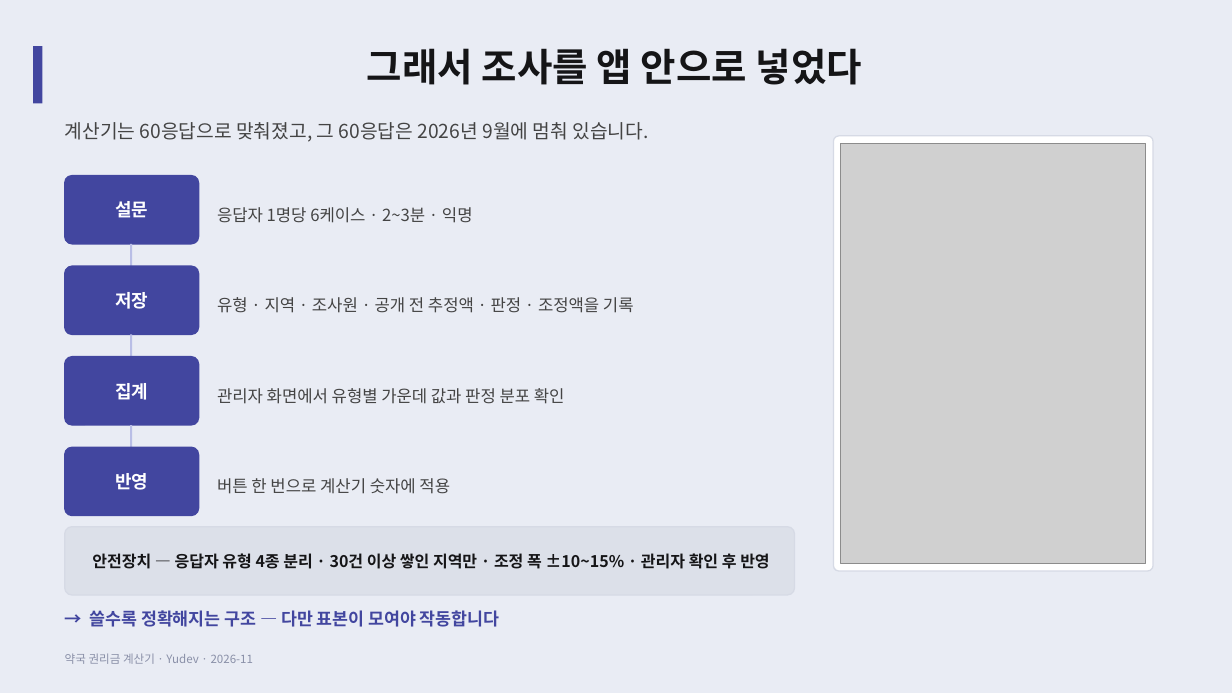
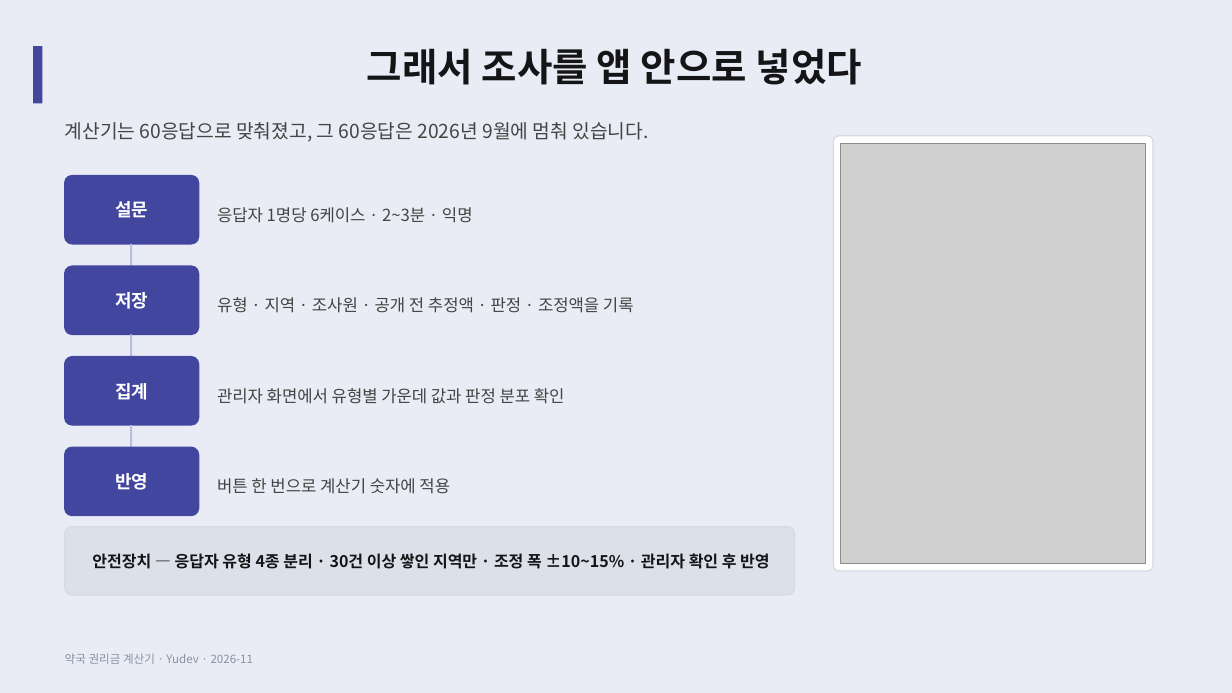
Before and after one commit to YUSEONCHUN/calculating, a slide deck: slide 23 of doc/slides/권리금계산기_프로젝트.pptx. Drawn at 1232x693 pixels with LibreOffice and Linux fonts; fonts in the diff are those of the drawing; grey boxes stand for pictures. Boxes give left, top, right and bottom in pixels: in the first picture for what was removed or moved away, otherwise in the second. Text is boxed around its words. In the diff, an @@ line names an element or a change of style, - is before the commit and + after.

```diff
--- a/doc/slides/권리금계산기_프로젝트.pptx
+++ b/doc/slides/권리금계산기_프로젝트.pptx
@@ text removed at [90,610,499,627] @@
-→ 쓸수록 정확해지는 구조 — 다만 표본이 모여야 작동합니다
```
Also in this commit, not shown: 13 other slides changed, 2 other files.
